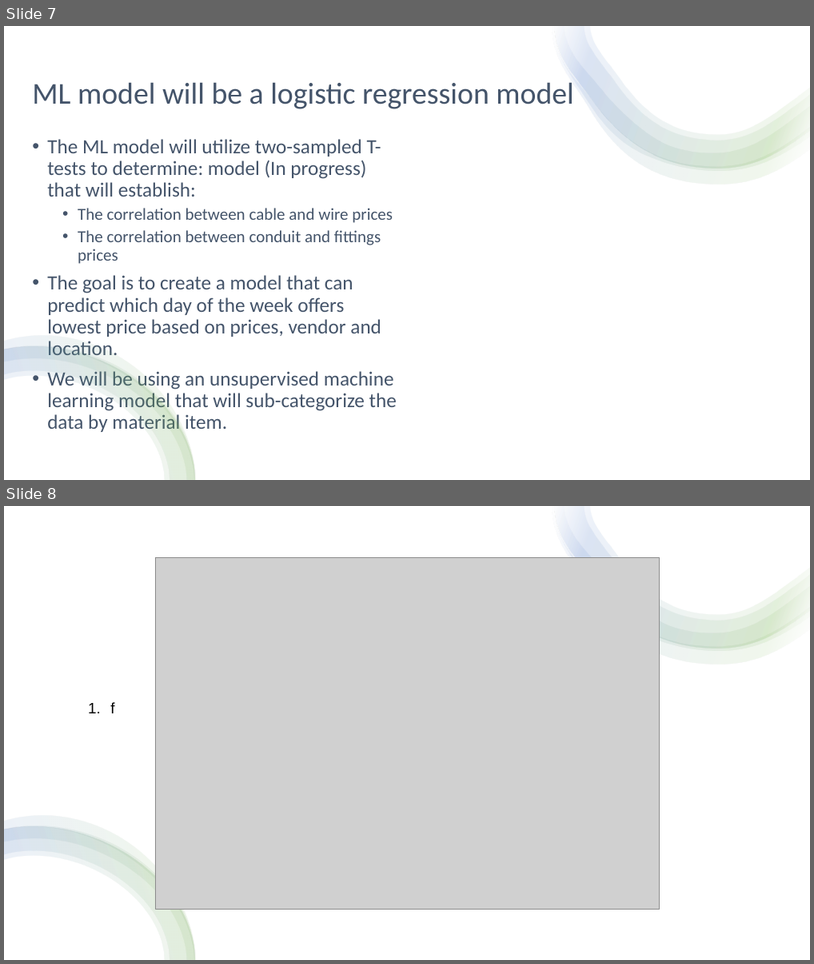
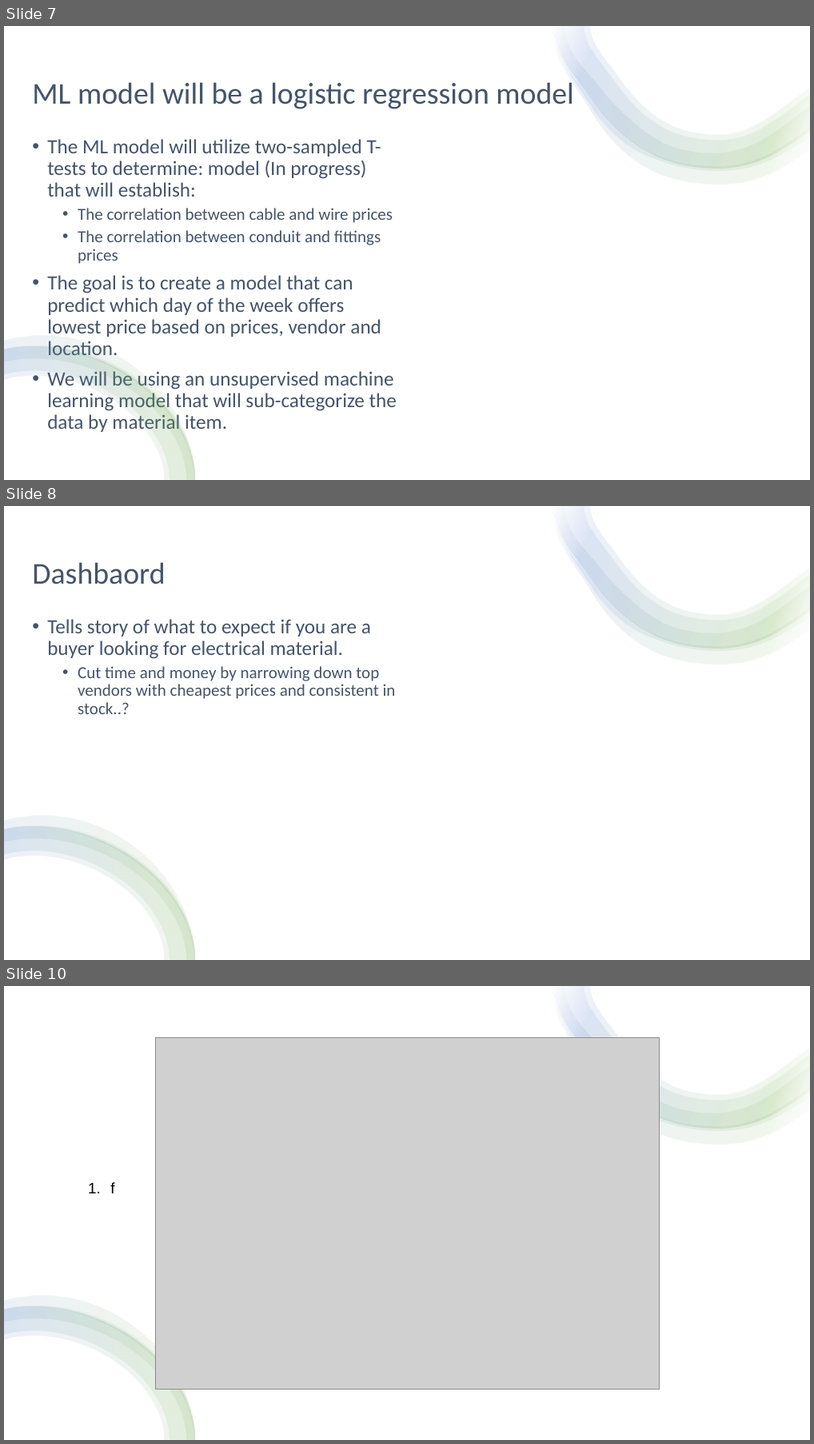
Before and after one commit to thegreatkeej/Estimator_Project, a slide deck: Team14_Presentation.pptx. Shown one above the other, each under a label of ours: slides 7 and 8 before the commit, slides 7, 8 and 10 after it; the slides between them are not shown. The pictures are 814x964 and 814x1444 pixels, drawn with LibreOffice and Linux fonts; fonts in the diff are those of the drawing; grey boxes stand for pictures. Boxes give left, top, right and bottom in pixels: in the first picture for what was removed or moved away, otherwise in the second. Text is boxed around its words. In the diff, an @@ line names an element or a change of style, - is before the commit and + after.

```diff
--- a/Team14_Presentation.pptx
+++ b/Team14_Presentation.pptx
@@ slide 8 added at (4,506,810,960), background #FFFFFF @@
@@ rectangle added at (4,506,810,960), fill #FFFFFF @@
@@ group added at (553,506,810,664): 4 freeform shapes @@
@@ text added at (32,562,165,584), 36 pt, text #44546A @@
+Dashbaord
@@ text added at (47,619,396,714), 20 pt, text #44546A @@
+• Tells story of what to expect if you are a buyer looking for electrical material.
+  • Cut time and money by narrowing down top vendors with cheapest prices and consistent in stock..?
@@ group added at (4,816,196,960): 4 freeform shapes @@
@@ what was slide 8 is now slide 10 @@
```
Also in this commit, not shown: 2 slides changed, 1 other slide added.
